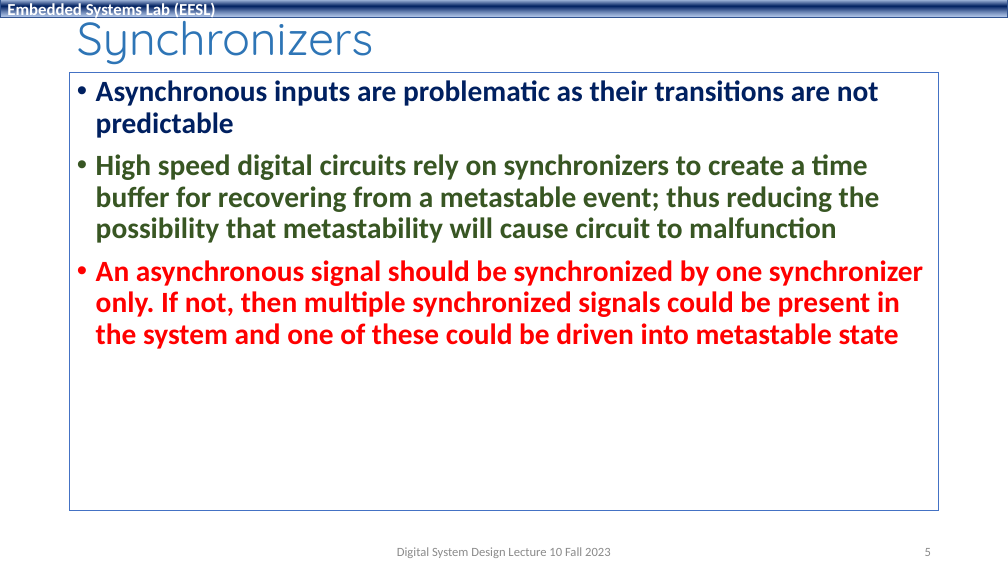
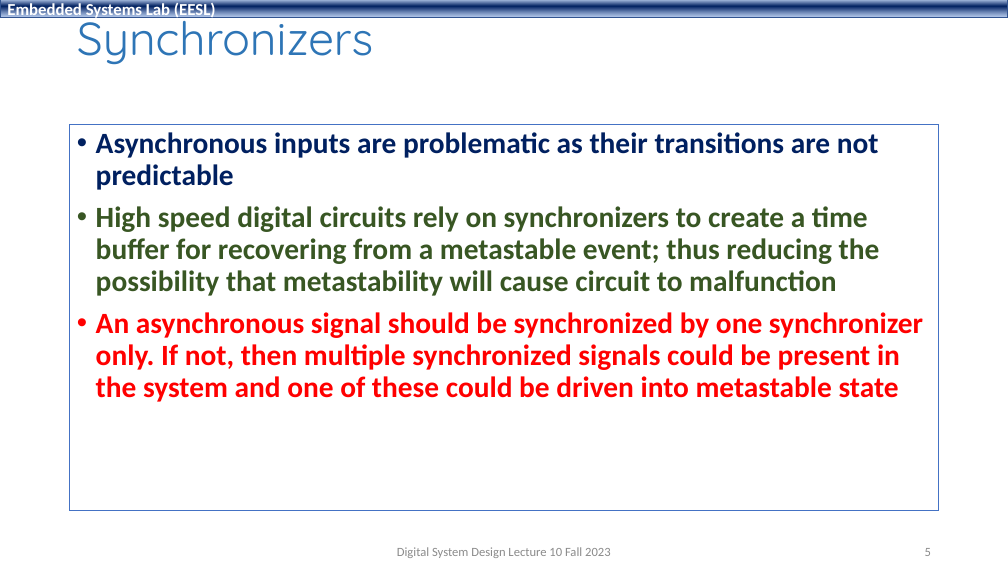
Before and after one commit to shahidmasud/shahidmasud.github.io, a slide deck: slide 5 of DSD_Lec10_Fall2023.ppsx. Drawn at 1008x567 pixels with LibreOffice and Linux fonts; fonts in the diff are those of the drawing; background and template pictures are left out. Boxes give left, top, right and bottom in pixels: in the first picture for what was removed or moved away, otherwise in the second. Text is boxed around its words. In the diff, an @@ line names an element or a change of style, - is before the commit and + after.

```diff
--- a/DSD_Lec10_Fall2023.ppsx
+++ b/DSD_Lec10_Fall2023.ppsx
@@ text "Asynchronous inputs are problematic as ...": place and size @@
-text "Asynchronous inputs are problematic as ..." at (70,73,939,511)
+text "Asynchronous inputs are problematic as ..." at (70,125,939,511)
```
Also in this commit, not shown: 16 other slides changed, 1 other file.
